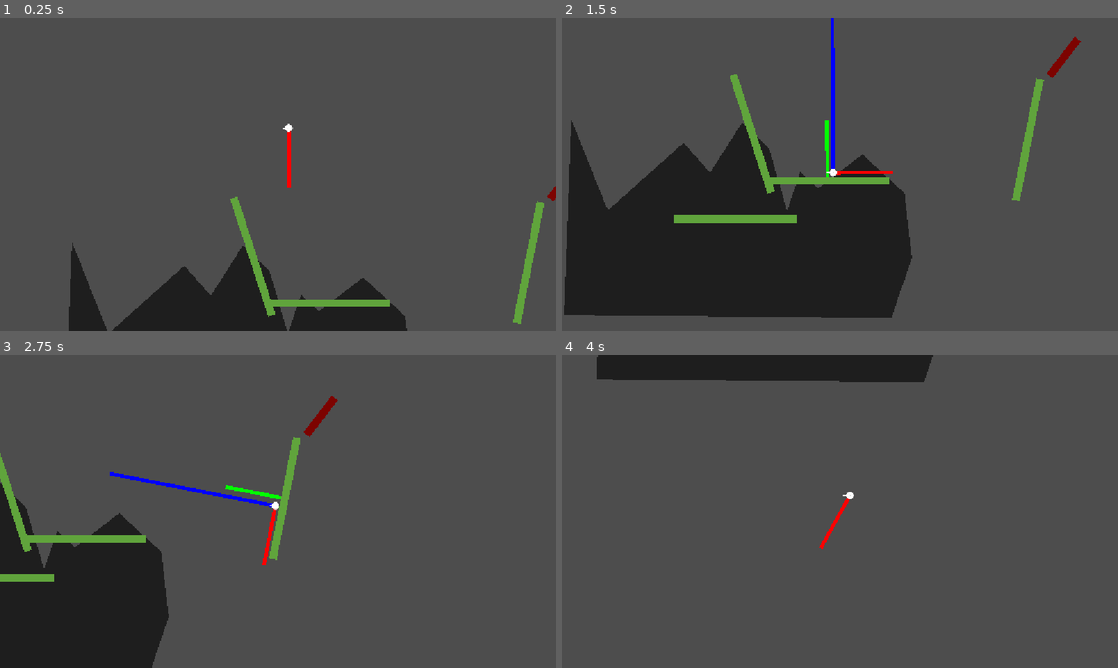
Above: before the commit, frames 1-4 (two rows, left to right).
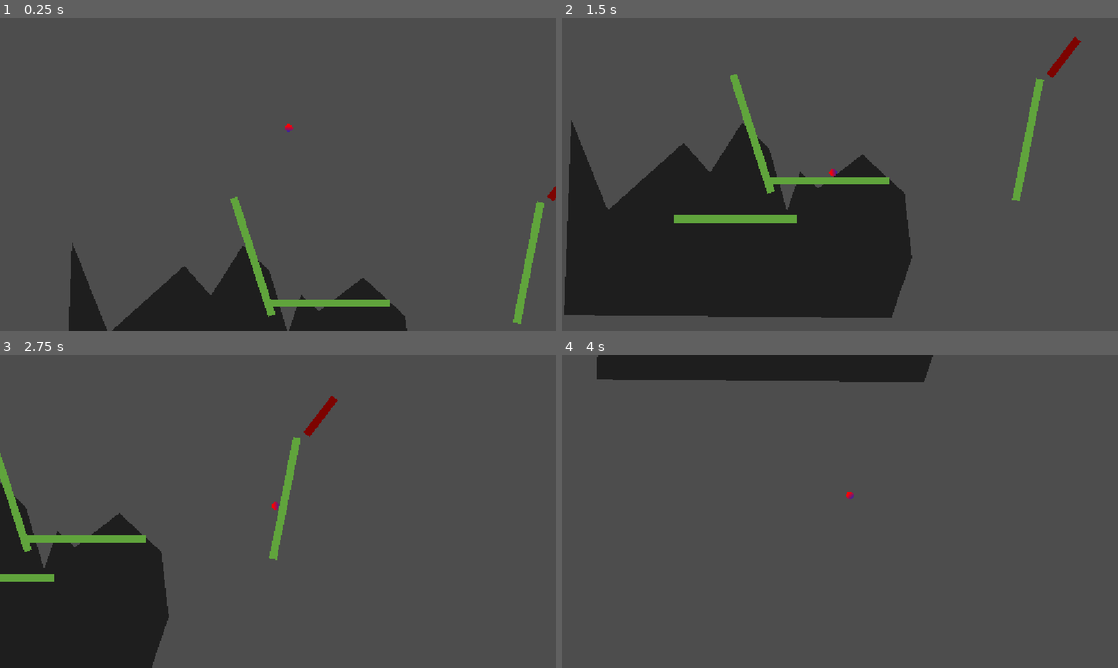
Above: after the commit, the same moments.

Repository: appellatebaton0/wierd-jam
Game: Godot game, scene res://Scenes/Main.tscn
Same seed, same stepped clock (60 frames per second), same inputs: the game is played once before the commit and once after it.
Inputs:
- Up to frame 1 (0.25 s): no input
- Up to frame 2 (1.5 s): tap Enter at 0.5 s; hold W 0.53-1.28 s; tap Space (Jump) at 0.77 s
- Up to frame 3 (2.75 s): tap Space (Jump) at 1.52 s; hold W from 2.03 s (still down)
- Up to frame 4 (4 s): tap Space (Jump) at 3.02, 3.77 s; release W at 3.53 s

The runs differ from the first frame. In frame 1, 0.2% of the frame differs, in the area x 50-53%, y 33-55%; in frame 2, 0.6%; in frame 3, 0.6%, in the area x 4-51%, y 37-68%; in frame 4, 0.1%.

Commit message:
h6.3 - Player Circle Shader
Changed the way the player's circle texture is made from a radial gradient to a normal gradient with a shader over it to mask it into a circle.

Diff:
--- a/Scenes/Player.tscn
+++ b/Scenes/Player.tscn
@@ -5,17 +5,44 @@
 [sub_resource type="CircleShape2D" id="CircleShape2D_rpqav"]
 radius = 16.0
 
+[sub_resource type="Shader" id="Shader_rpqav"]
+code = "shader_type canvas_item;
+
+uniform float u = 3.0;
+void vertex() {
+	// Called for every vertex the material is visible on.
+}
+
+void fragment() {
+
+
+	COLOR.a = 0.0;
+
+	if (1.0 - (sqrt(pow((UV.x - 0.5), 2) + pow((UV.y - 0.5), 2)) * u ) > 0.0)
+	{
+		COLOR.a = 1.0;
+	}
+	// Called for every pixel the material is visible on.
+}
+
+//void light() {
+//	// Called for every pixel for every light affecting the CanvasItem.
+//	// Uncomment to replace the default light processing function with this one.
+//}
+"
+
+[sub_resource type="ShaderMaterial" id="ShaderMaterial_kyqiw"]
+shader = SubResource("Shader_rpqav")
+shader_parameter/u = 2.025
+
 [sub_resource type="Gradient" id="Gradient_s7307"]
-offsets = PackedFloat32Array(0.9219653, 1)
-colors = PackedColorArray(1, 1, 1, 1, 0, 0, 0, 0)
+colors = PackedColorArray(0, 0.17254902, 0.8039216, 1, 1, 0, 0, 1)
 
 [sub_resource type="GradientTexture2D" id="GradientTexture2D_av2a1"]
 gradient = SubResource("Gradient_s7307")
 width = 32
 height = 32
-fill = 1
-fill_from = Vector2(0.5, 0.5)
-fill_to = Vector2(0.6858974, 0)
+fill_to = Vector2(0.6495727, 0.7307692)
 
 [sub_resource type="CircleShape2D" id="CircleShape2D_kyqiw"]
 radius = 18.027758
@@ -31,11 +58,7 @@
 shape = SubResource("CircleShape2D_rpqav")
 
 [node name="Sprite2D" type="Sprite2D" parent="." unique_id=500600916]
-texture = SubResource("GradientTexture2D_av2a1")
-
-[node name="Sprite2D2" type="Sprite2D" parent="." unique_id=1113959996]
-position = Vector2(13, 0)
-scale = Vector2(1.046875, 0.140625)
+material = SubResource("ShaderMaterial_kyqiw")
 texture = SubResource("GradientTexture2D_av2a1")
 
 [node name="RailDetector" type="Area2D" parent="." unique_id=1744867002]
--- a/Scripts/Player.gd
+++ b/Scripts/Player.gd
@@ -1,7 +1,7 @@
 class_name Player extends CharacterBody2D
 # The class for the player. Snaps(?) to the nearest rail.
 
-const DEBUG := true
+const DEBUG := false
 
 @onready var spawn_position = global_position
 
@@ -49,12 +49,14 @@
 
 	# Freefall
 	else:
-		if not DEBUG: rotation += 0.1
+
 
 		velocity += get_gravity() * delta
 
 		# Set the current direction to the velocity (automatically normalized).
 		direction = velocity
+
+	if not DEBUG: rotation += deg_to_rad(sqrt(pow(velocity.x,2) + pow(velocity.y, 2)) / 40)
 
 	move_and_slide()
 
